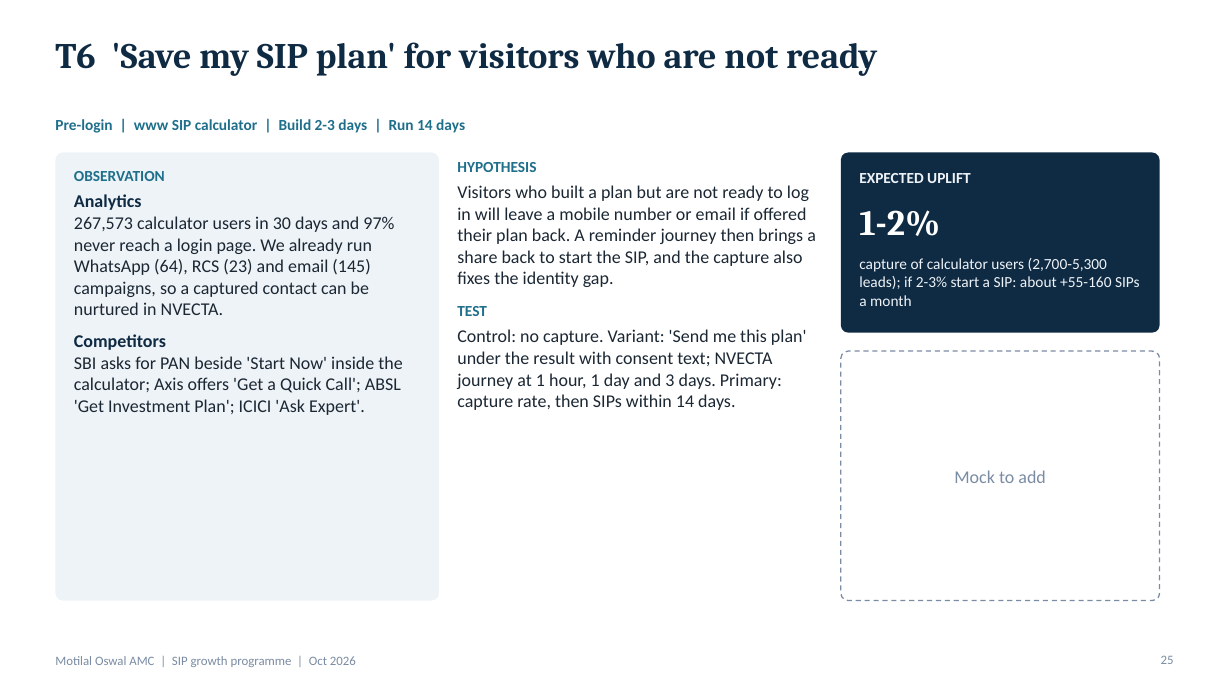
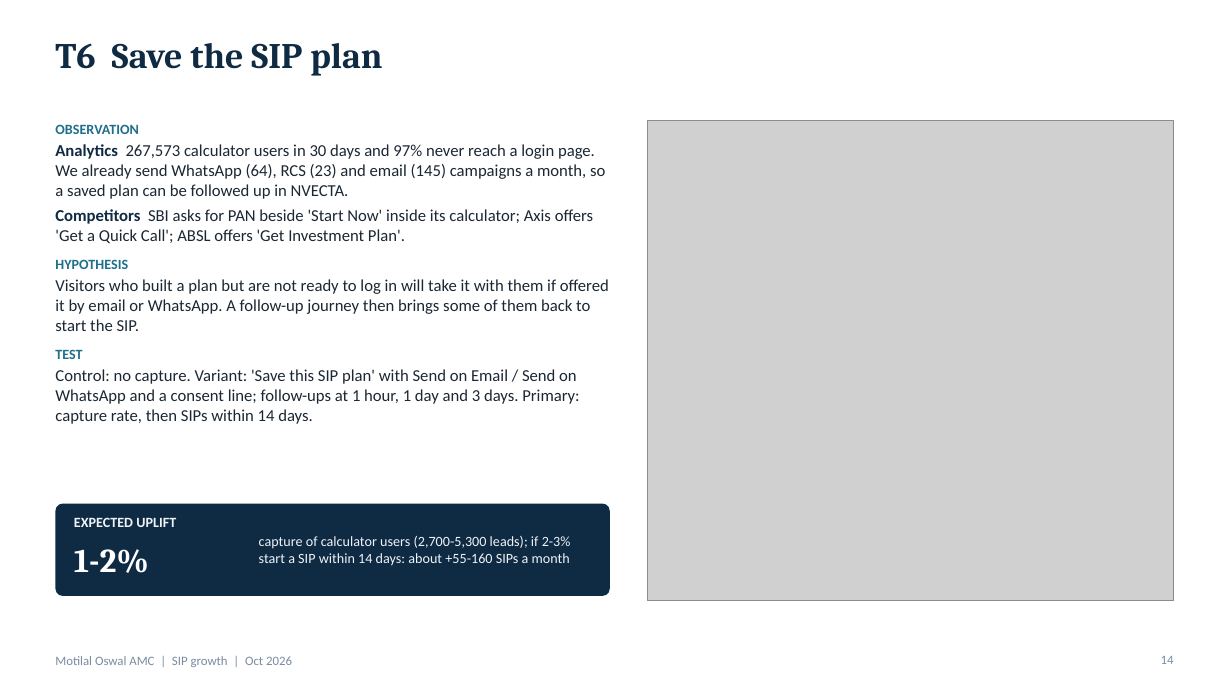
Before and after one commit to mandy7/Projects, a slide deck: slide 14 of SIP_Growth_Programme.pptx (slide 25 before the commit). Drawn at 1232x693 pixels with LibreOffice and Linux fonts; fonts in the diff are those of the drawing; grey boxes stand for pictures. Boxes give left, top, right and bottom in pixels: in the first picture for what was removed or moved away, otherwise in the second. Text is boxed around its words. In the diff, an @@ line names an element or a change of style, - is before the commit and + after.

```diff
--- a/SIP_Growth_Programme.pptx
+++ b/SIP_Growth_Programme.pptx
@@ title at (55,43,382,76): text changed @@
-T6 'Save my SIP plan' for visitors who are not ready
+T6 Save the SIP plan
@@ text removed at (55,119,465,133) @@
-Pre-login | www SIP calculator | Build 2-3 days | Run 14 days
@@ text at (55,144,609,424): text changed; size 14 to 13 pt @@
-Analytics
-267,573 calculator users in 30 days and 97% never reach a login page. We already run WhatsApp (64), RCS (23) and email (145) campaigns, so a captured contact can be nurtured in NVECTA.
-Competitors
-SBI asks for PAN beside 'Start Now' inside the calculator; Axis offers 'Get a Quick Call'; ABSL 'Get Investment Plan'; ICICI 'Ask Expert'.
+Analytics 267,573 calculator users in 30 days and 97% never reach a login page. We already send WhatsApp (64), RCS (23) and email (145) campaigns a month, so a saved plan can be followed up in NVECTA.
+Competitors SBI asks for PAN beside 'Start Now' inside its calculator; Axis offers 'Get a Quick Call'; ABSL offers 'Get Investment Plan'.
+HYPOTHESIS
+Visitors who built a plan but are not ready to log in will take it with them if offered it by email or WhatsApp. A follow-up journey then brings some of them back to start the SIP.
+TEST
+Control: no capture. Variant: 'Save this SIP plan' with Send on Email / Send on WhatsApp and a consent line; follow-ups at 1 hour, 1 day and 3 days. Primary: capture rate, then SIPs within 14 days.
@@ text at (55,124,139,134): size 12 to 11 pt in "OBSERVATION"; less space between paragraphs @@
@@ text "OBSERVATION": place and size @@
-text "OBSERVATION" at (74,171,402,415)
+text "OBSERVATION" at (55,124,609,424)
@@ picture added at (648,120,1174,601) @@
@@ rounded rectangle removed at (55,152,439,601) @@
@@ text removed at (457,162,816,410) @@
-HYPOTHESIS
-Visitors who built a plan but are not ready to log in will leave a mobile number or email if offered their plan back. A reminder journey then brings a share back to start the SIP, and the capture also fixes the identity gap.
-TEST
-Control: no capture. Variant: 'Send me this plan' under the result with consent text; NVECTA journey at 1 hour, 1 day and 3 days. Primary: capture rate, then SIPs within 14 days.
@@ rounded rectangle removed at (841,152,1160,333) @@
@@ rounded rectangle removed at (841,351,1160,601) @@
@@ text removed at (954,470,1045,483) @@
-Mock to add
@@ rounded rectangle added at (55,504,610,596), fill #0F2A43 @@
@@ text "EXPECTED UPLIFT": place and size @@
-text "EXPECTED UPLIFT" at (859,173,970,183)
+text "EXPECTED UPLIFT" at (74,517,176,527)
@@ text "EXPECTED UPLIFT" at (74,517,176,527): size 12 to 11 pt @@
@@ text "capture of calculator users (2,700-5,300 ..." at (259,536,571,566): vertical alignment top to middle @@
@@ text "1-2%": place and size @@
-text "1-2%" at (859,210,940,236)
+text "1-2%" at (74,549,149,573)
@@ text "1-2%" at (74,549,149,573): size 28 to 26 pt @@
@@ text at (259,536,571,566): text changed; size 12 to 11 pt @@
-capture of calculator users (2,700-5,300 leads); if 2-3% start a SIP: about +55-160 SIPs a month
+capture of calculator users (2,700-5,300 leads); if 2-3% start a SIP within 14 days: about +55-160 SIPs a month
@@ text at (55,656,292,667): text changed @@
-Motilal Oswal AMC | SIP growth programme | Oct 2026
+Motilal Oswal AMC | SIP growth | Oct 2026
@@ page number at (1161,656,1174,664): text changed @@
-25
+14
```
Also in this commit, not shown: 11 other slides changed, 6 slides added, 19 slides removed.
